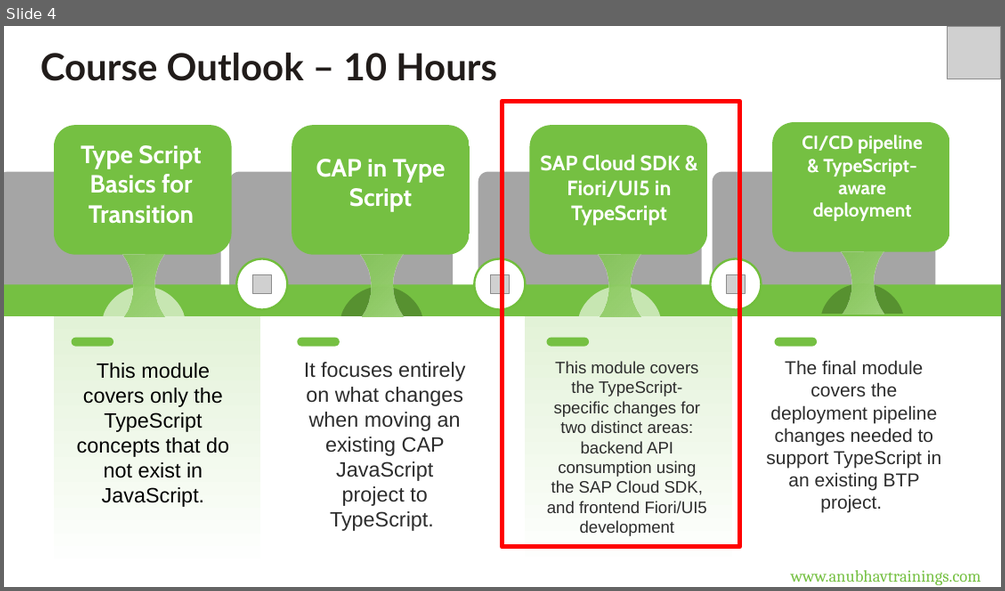
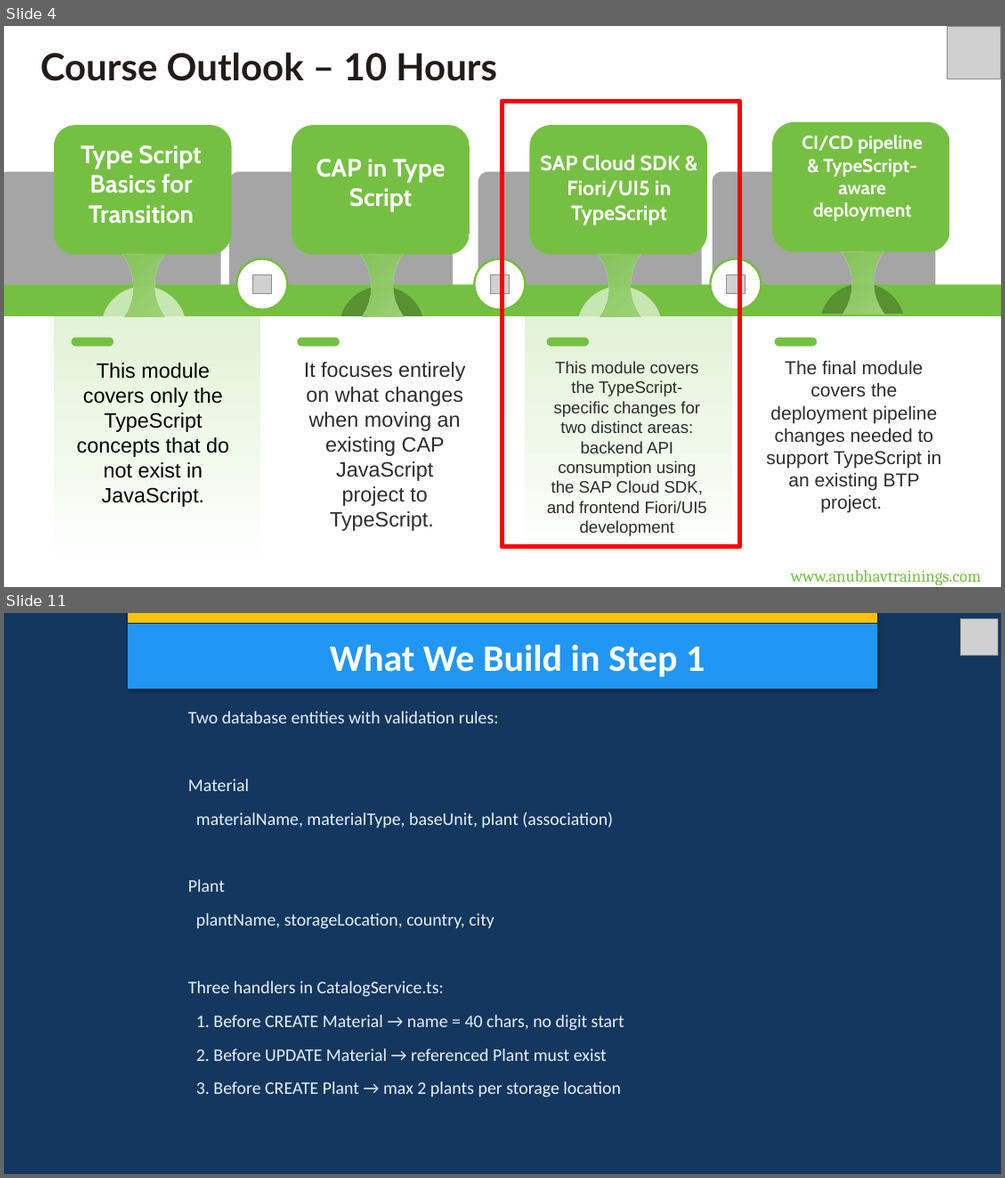
Before and after one commit to soyuztechnologies/typescript_training_capm, a slide deck: Day 3/DAY-3.pptx. Shown one above the other, each under a label of ours: slide 4 before the commit, slides 4 and 11 after it; the slides between them are not shown. The pictures are 1005x591 and 1005x1178 pixels, drawn with LibreOffice and Linux fonts; fonts in the diff are those of the drawing; grey boxes stand for pictures. Boxes give left, top, right and bottom in pixels: in the first picture for what was removed or moved away, otherwise in the second. Text is boxed around its words. In the diff, an @@ line names an element or a change of style, - is before the commit and + after.

Commit message:
Auto bot updater Anubhav Trainings

```diff
--- a/Day 3/DAY-3.pptx
+++ b/Day 3/DAY-3.pptx
@@ slide 11 added at box(4, 613, 1001, 1174), background #14375F @@
@@ rectangle added at box(128, 613, 876, 622), fill #FFC107, outline #FFC107 0.75 pt @@
@@ rectangle added at box(128, 625, 876, 688), fill #2196F3, outline #2196F3 0.75 pt, 36 pt, text #FFFFFF, bold @@
+What We Build in Step 1
@@ picture added at box(960, 619, 997, 656) @@
@@ text added at box(188, 711, 624, 1097), 17 pt, text #E6F0FA @@
+Two database entities with validation rules:
+Material
+materialName, materialType, baseUnit, plant (association)
+Plant
+plantName, storageLocation, country, city
+Three handlers in CatalogService.ts:
+1. Before CREATE Material → name = 40 chars, no digit start
+2. Before UPDATE Material → referenced Plant must exist
+3. Before CREATE Plant → max 2 plants per storage location
```
Also in this commit, not shown: 1 slide changed, 71 other slides added, 4 slides removed, 2 other files.
